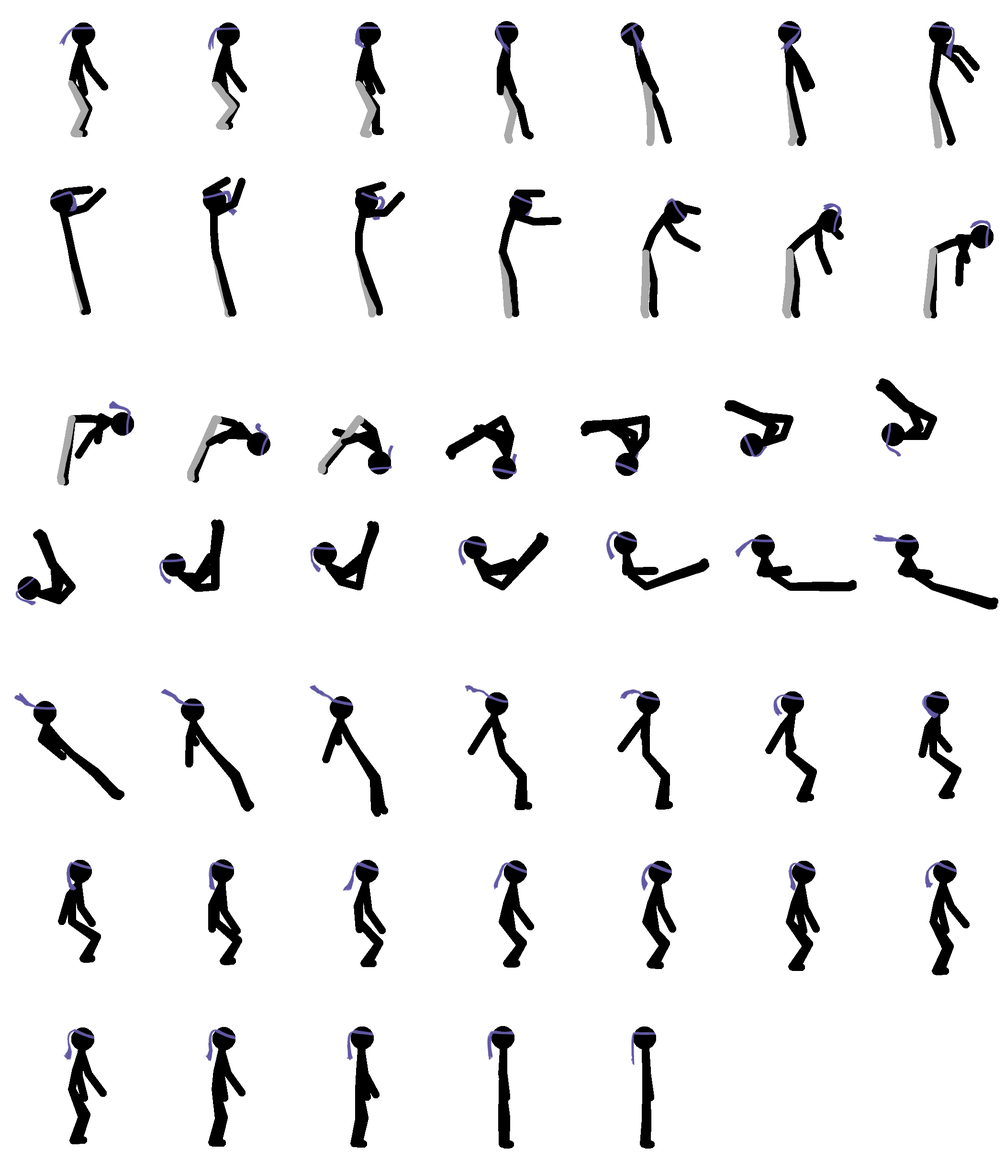
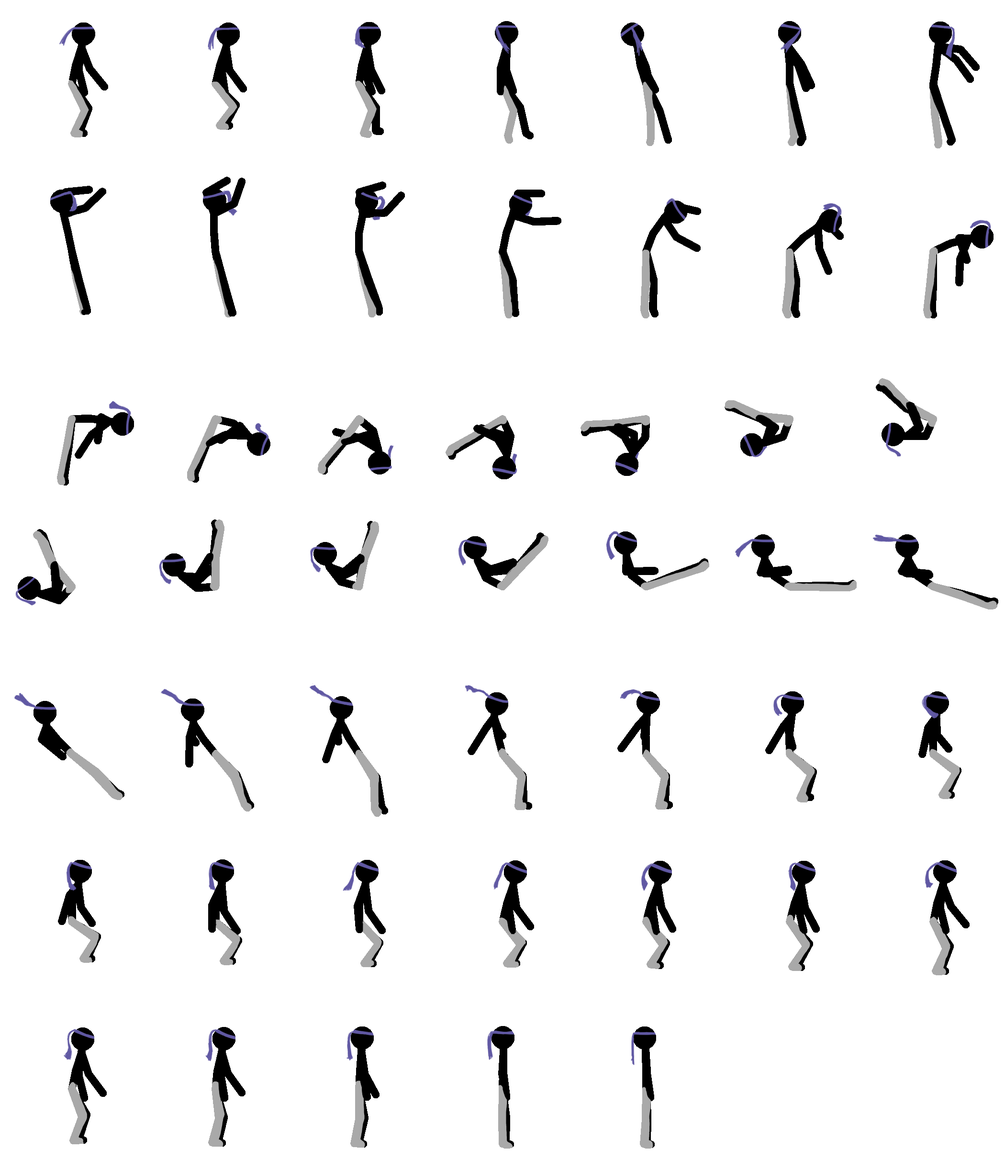
Revision of a layered w=1005, h=1173 image; what changed, layer by layer:
painted on "jump43" over [208, 1081, 226, 1147]
painted on "jump42" over [67, 1082, 88, 1145]
painted on "jump41" over [929, 916, 951, 976]
painted on "jump40" over [786, 914, 811, 972]
painted on "jump39" over [642, 916, 669, 970]
painted on "jump38" over [498, 917, 527, 968]
painted on "jump36" over [215, 919, 241, 966]
painted on "jump35" over [67, 915, 100, 963]
painted on "jump34" over [929, 748, 961, 800]
painted on "jump33" over [786, 748, 816, 803]
painted on "jump32" over [642, 749, 670, 810]
painted on "jump31" over [498, 747, 527, 811]
painted on "jump30" over [355, 749, 383, 817]
painted on "jump29" over [211, 749, 253, 812]
painted on "jump28" over [66, 748, 124, 801]
painted on "jump27" over [927, 581, 998, 610]
painted on "jump25" over [640, 560, 710, 591]
painted on "jump24" over [496, 535, 549, 591]
painted on "jump23" over [352, 521, 380, 591]
painted on "jump21" over [33, 530, 76, 594]
painted on "jump20" over [879, 378, 938, 428]
painted on "jump19" over [724, 400, 794, 428]
painted on "jump18" over [580, 415, 651, 432]
painted on "jump17" over [445, 415, 508, 457]
…and 6 more changes (6 painted)
